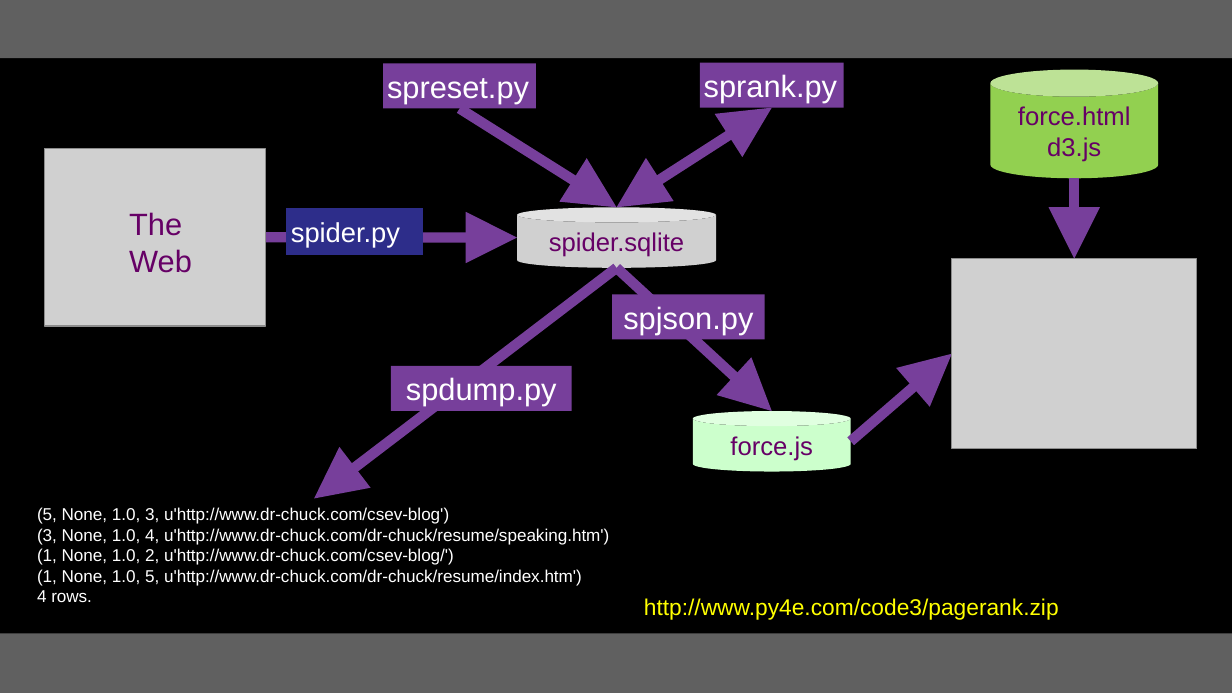
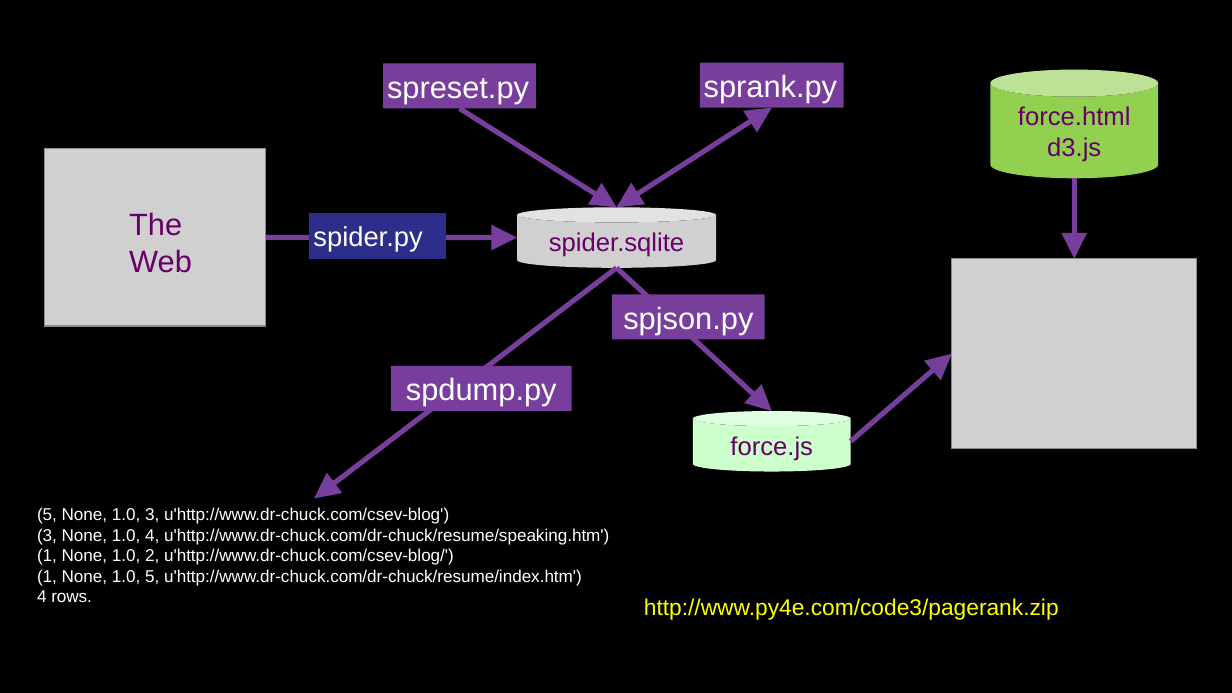
Before and after one commit to csev/py4e, a slide deck: slide 15 of lectures3/Pythonlearn-16-Data-Viz.pptx. Drawn at 1232x693 pixels with LibreOffice and Linux fonts; fonts in the diff are those of the drawing; grey boxes stand for pictures. Boxes give left, top, right and bottom in pixels: in the first picture for what was removed or moved away, otherwise in the second. Text is boxed around its words. In the diff, an @@ line names an element or a change of style, - is before the commit and + after.

```diff
--- a/lectures3/Pythonlearn-16-Data-Viz.pptx
+++ b/lectures3/Pythonlearn-16-Data-Viz.pptx
@@ rectangle removed at <box>0,0,1232,58</box> @@
@@ arrow (460, 108) - (616, 207): stroke #773F9B 6 pt to #773F9B 3 pt @@
@@ double arrow (771, 107) - (616, 207): stroke #773F9B 6 pt to #773F9B 3 pt @@
@@ arrow (1074, 179) - (1074, 259): stroke #773F9B 6 pt to #773F9B 3 pt @@
@@ arrow (266, 238) - (517, 238): stroke #773F9B 6 pt to #773F9B 3 pt @@
@@ rectangle "spider.py": place and size @@
-rectangle "spider.py" at <box>287,209,423,255</box>
+rectangle "spider.py" at <box>309,213,445,259</box>
@@ arrow (616, 267) - (314, 499): stroke #773F9B 6 pt to #773F9B 3 pt @@
@@ arrow (616, 267) - (771, 411): stroke #773F9B 6 pt to #773F9B 3 pt @@
@@ arrow (851, 441) - (952, 354): stroke #773F9B 6 pt to #773F9B 3 pt @@
@@ rectangle at <box>0,633,1232,692</box>: fill #606060 to #000000 @@
```
Also in this commit, not shown: 18 other slides changed.
